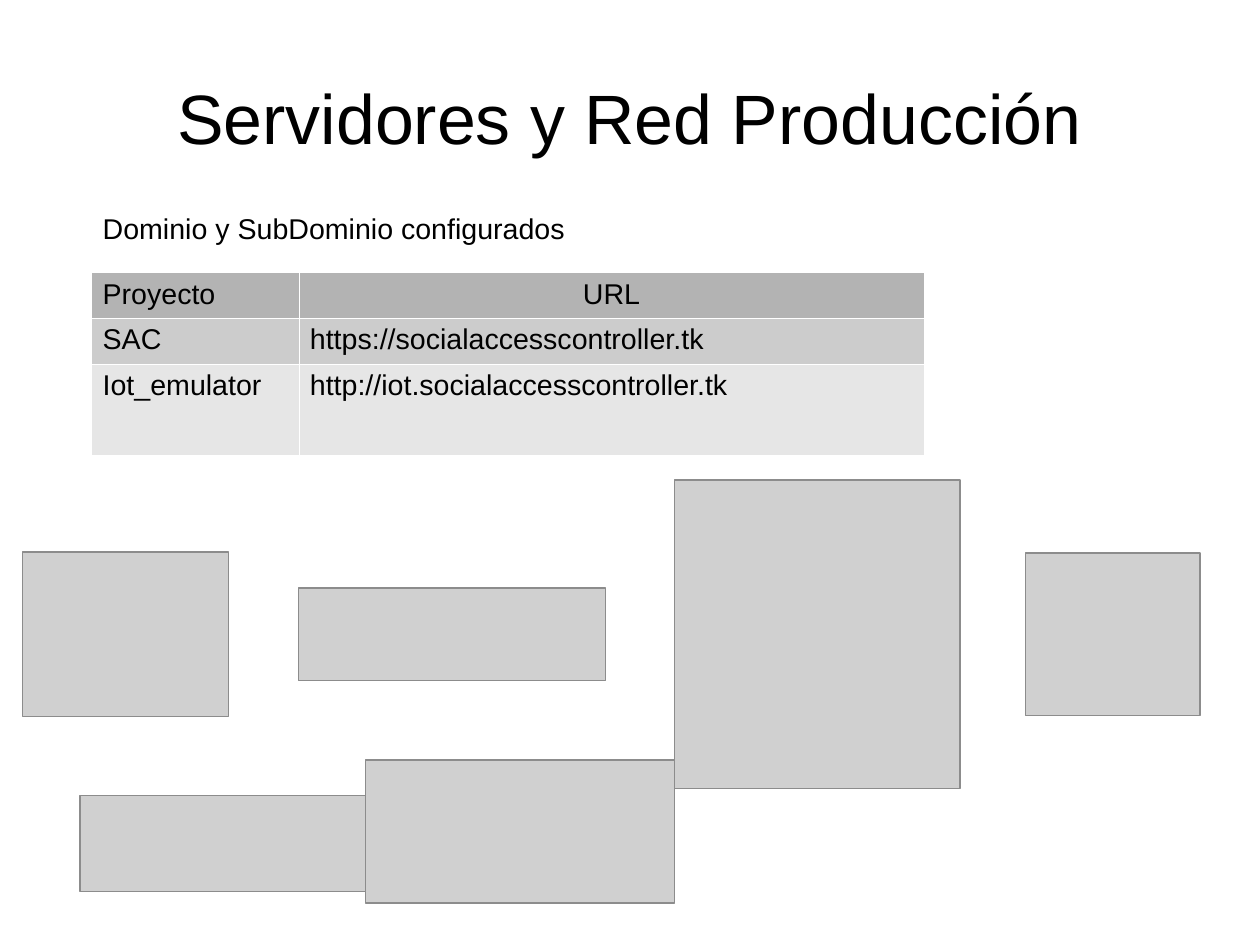
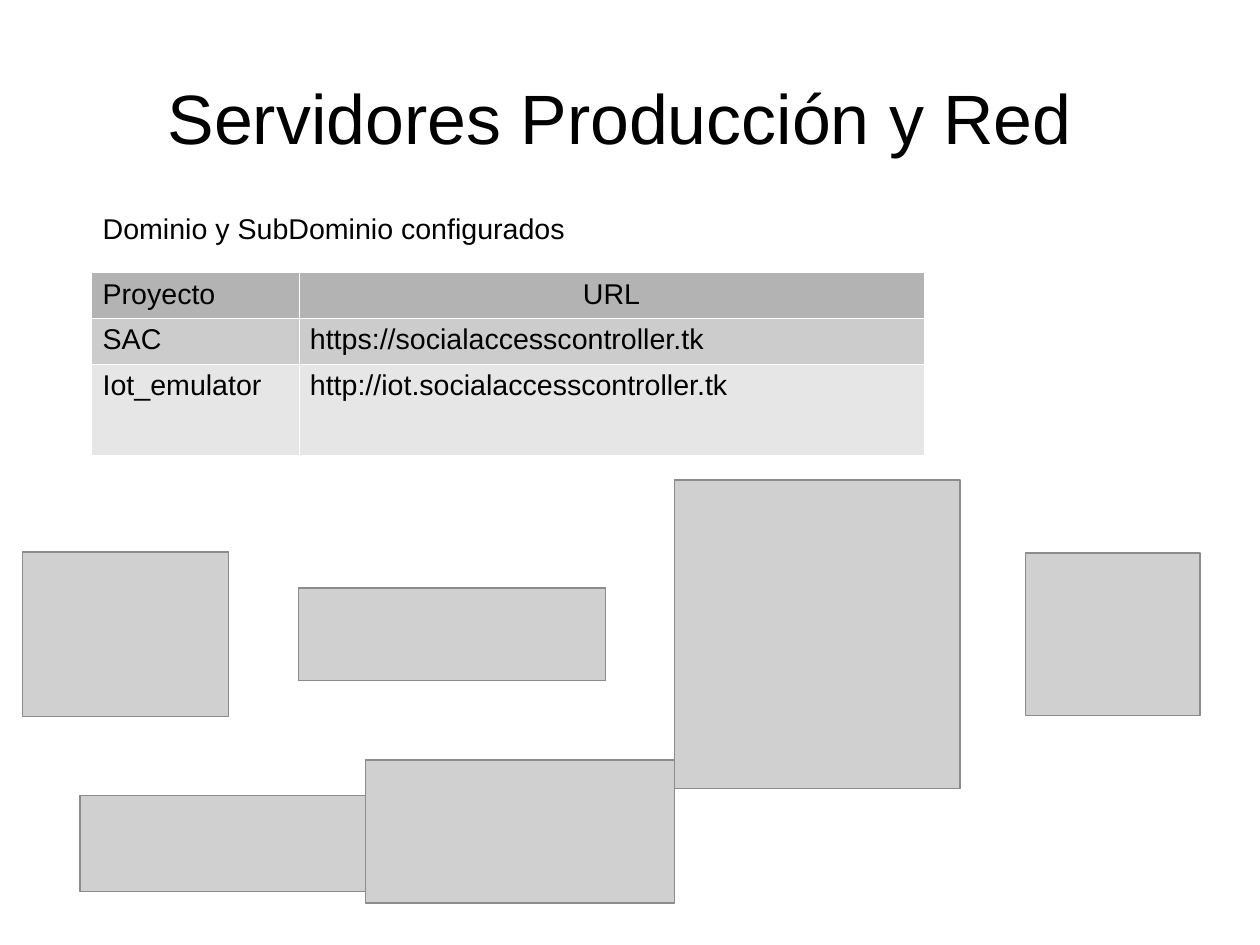
Before and after one commit to danielsalgadop/sac, a slide deck: slide 13 of docs/presentation/social_access_controller.odp (slide 12 before the commit). Drawn at 1260x945 pixels with LibreOffice and Linux fonts; fonts in the diff are those of the drawing; grey boxes stand for pictures. Boxes give left, top, right and bottom in pixels: in the first picture for what was removed or moved away, otherwise in the second. Text is boxed around its words. In the diff, an @@ line names an element or a change of style, - is before the commit and + after.

```diff
--- a/docs/presentation/social_access_controller.odp
+++ b/docs/presentation/social_access_controller.odp
@@ title at <box>168,92,1071,157</box>: text changed @@
-Servidores y Red Producción
+Servidores Producción y Red
```
Also in this commit, not shown: 2 other slides changed, 6 slides added, 1 slide removed, 2 other files.
